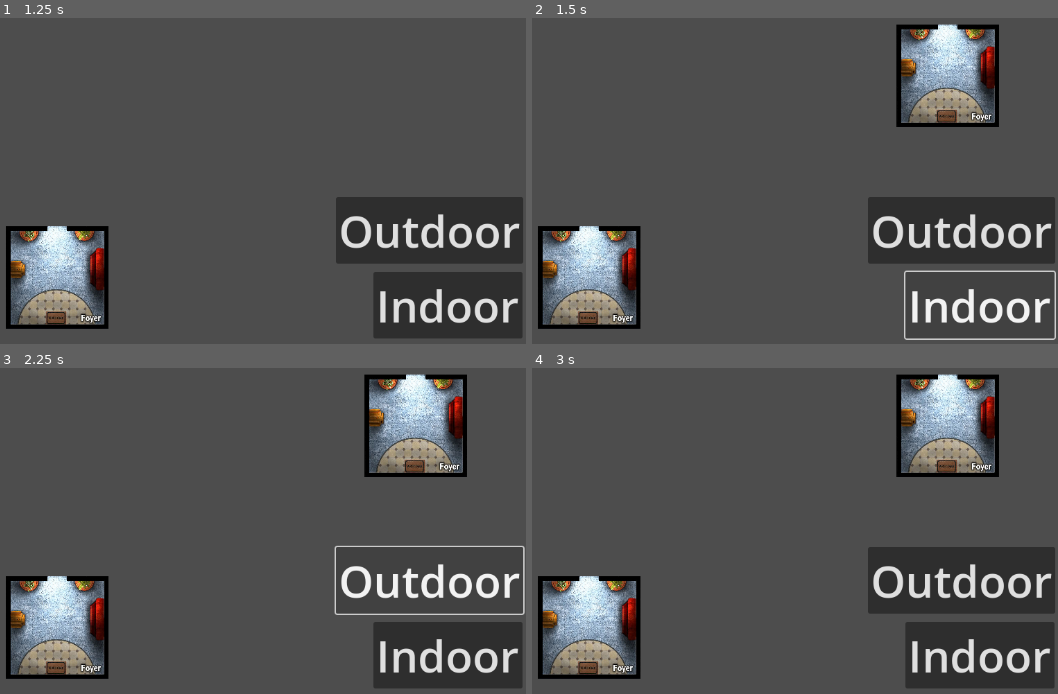
Above: before the commit, frames 1-4 (two rows, left to right).
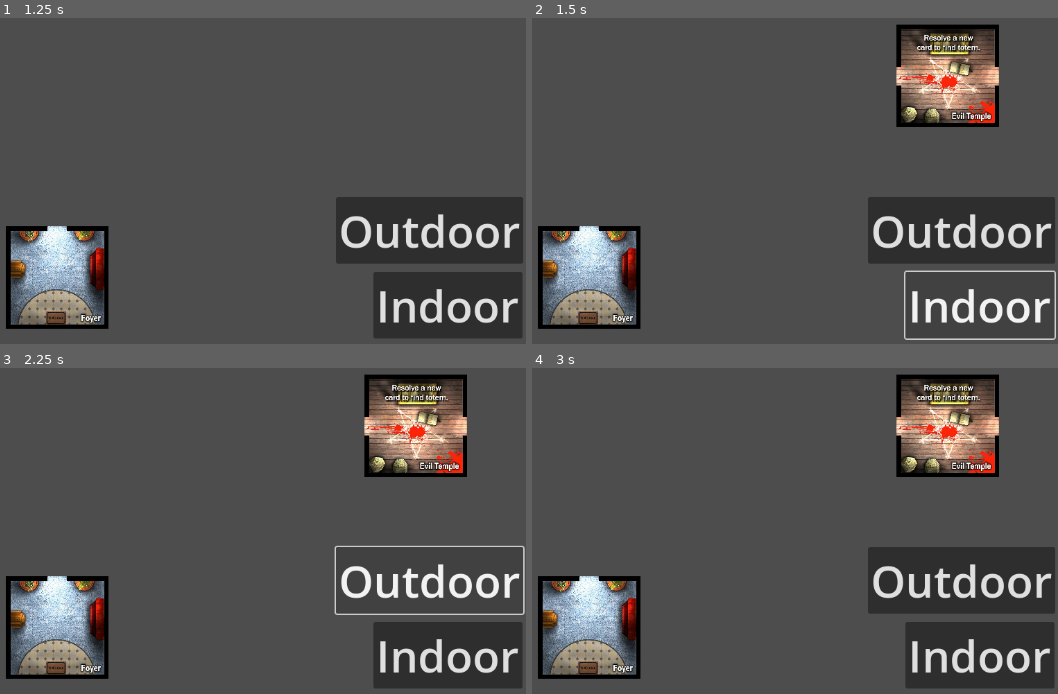
Above: after the commit, the same moments.

Repository: angelaliuyl/godot-zimp
Game: Godot game, scene res://main.tscn
Two runs of this game, one before a commit and one after it. Both use one fixed random seed, a clock stepped at 60 frames per second and the inputs below.
Inputs (mouse positions are in pixels of both pictures, inside the frame that each line leads up to):
- Up to frame 1 (1.25 s): click (57, 278) at 0.5 s
- Up to frame 2 (1.5 s): click "Indoor" at 1.25 s
- Up to frame 3 (2.25 s): click "Outdoor" at 2 s
- Up to frame 4 (3 s): click (589, 628) at 2.77 s

Frame 1 is identical in both runs. In frame 2, 5.1% of the frame differs, in the area x 69-89%, y 1-33%; in frame 3, 5.1%; in frame 4, 5.1%.

Commit message:
Added tile deck logic
* hard coded deck content
* randomised deck order when loaded
* use deck content to decide image texture of tile

NB: program currently crashes if trying to load another indoor tile after last item has been popped.

Diff:
--- a/main.gd
+++ b/main.gd
@@ -1,9 +1,18 @@
 extends Node2D
 @export var tile_scene: PackedScene
+
+#section for storing room tile logic
+var indoor_deck = ["bathroom", "bedroom", "diningroom", "eviltemple",
+					"familyroom", "kitchen", "storage"]
 
 # Called when the node enters the scene tree for the first time.
 func _ready():
 	$StartingTile.start($StartingTileMarker.position)
+	$StartingTile.load_texture("foyer")
+
+	# randomise indoor_deck
+	indoor_deck.shuffle()
+	print(indoor_deck)
 
 
 
@@ -14,4 +23,5 @@
 func generate_indoor_tile():
 	var indoor_tile = tile_scene.instantiate()
 	indoor_tile.position = $NewTileMarker.position
+	indoor_tile.load_texture(indoor_deck.pop_front())
 	add_child(indoor_tile)
--- a/room_tile.gd
+++ b/room_tile.gd
@@ -5,10 +5,18 @@
 var collision = false
 var right_area_entered = false
 
+var room_name_array = ["bathroom", "bedroom", "diningroom", "eviltemple",
+					"familyroom", "foyer", "kitchen", "storage"]
+
 # Called when the node enters the scene tree for the first time.
 func _ready():
-	pass # Replace with function body.
+	pass
 
+func load_texture(room_name : String):
+	var path = "res://media/tiles/" + room_name + ".png"
+	var tile_image = Image.load_from_file(path)
+	var image_texture = ImageTexture.create_from_image(tile_image)
+	$TileSprite.texture = image_texture
 
 # Called every frame. 'delta' is the elapsed time since the previous frame.
 func _process(delta):
